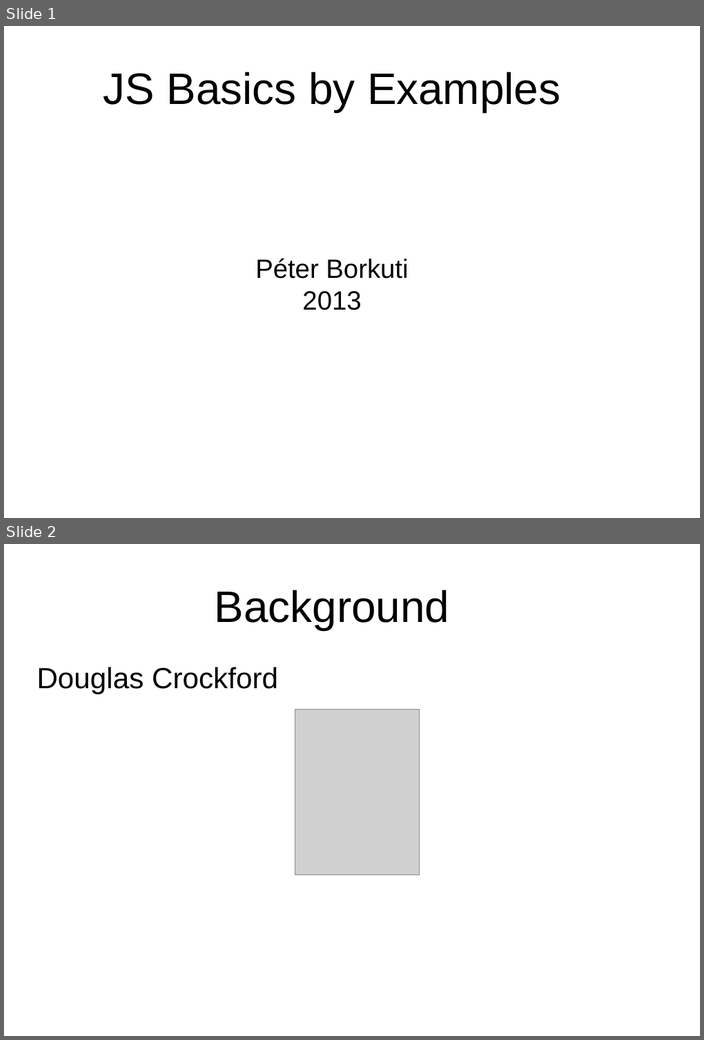
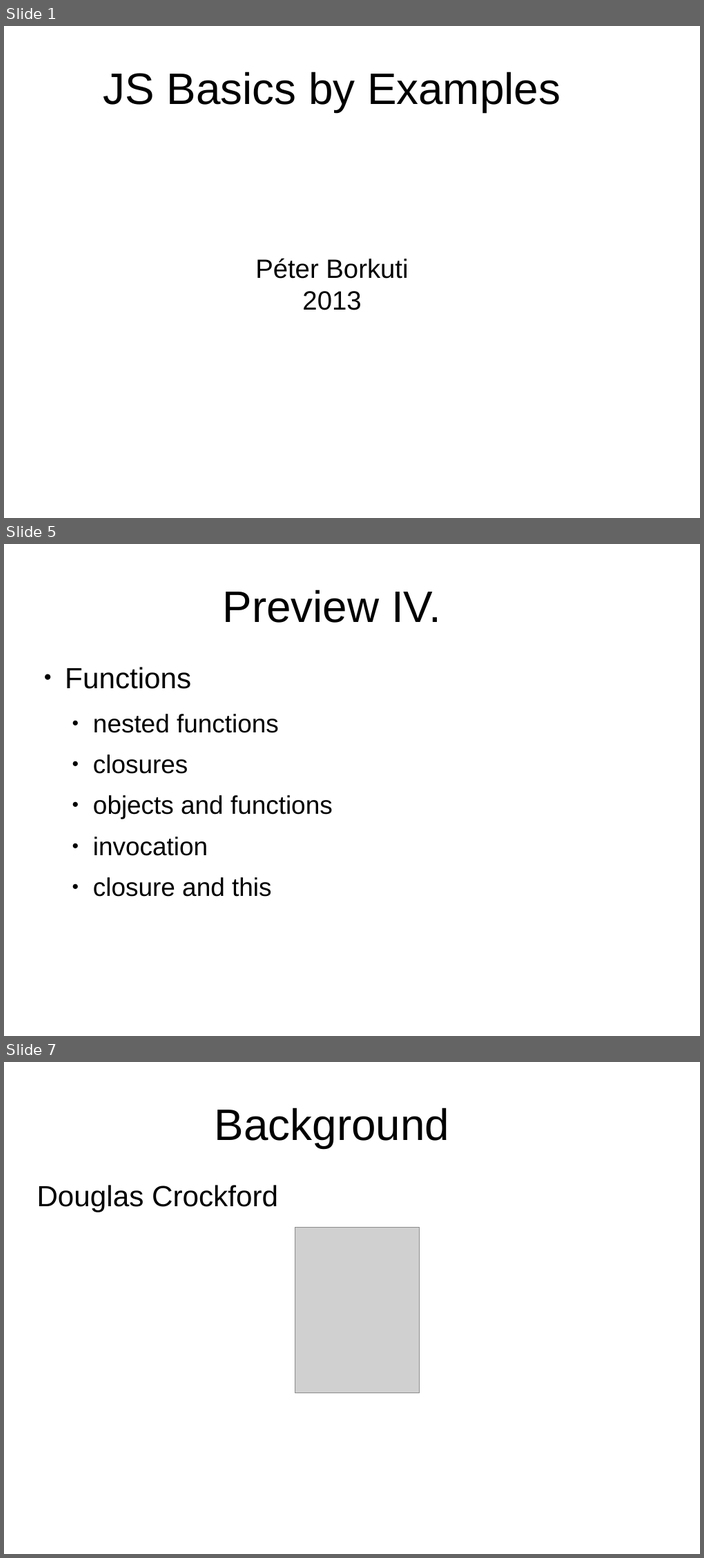
Before and after one commit to peterborkuti/other, a slide deck: JavaScriptBasics/jsbasics-slide.odp. Shown one above the other, each under a label of ours: slides 1 and 2 before the commit, slides 1, 5 and 7 after it; the slides between them are not shown. The pictures are 704x1040 and 704x1558 pixels, drawn with LibreOffice and Linux fonts; fonts in the diff are those of the drawing; grey boxes stand for pictures; background and template pictures are left out. Boxes give left, top, right and bottom in pixels: in the first picture for what was removed or moved away, otherwise in the second. Text is boxed around its words. In the diff, an @@ line names an element or a change of style, - is before the commit and + after.

```diff
--- a/JavaScriptBasics/jsbasics-slide.odp
+++ b/JavaScriptBasics/jsbasics-slide.odp
@@ slide 5 added at (4,544,700,1036), background #FFFFFF @@
@@ title added at (223,590,441,623), 53.3 pt, text #000000 @@
+Preview IV.
@@ text added at (65,667,332,897), 30.9 pt, text #000000 @@
+● Functions
+  ● nested functions
+  ● closures
+  ● objects and functions
+  ● invocation
+  ● closure and this
@@ what was slide 2 is now slide 7 @@
```
Also in this commit, not shown: 13 other slides added, 1 slide removed, 4 other files.
